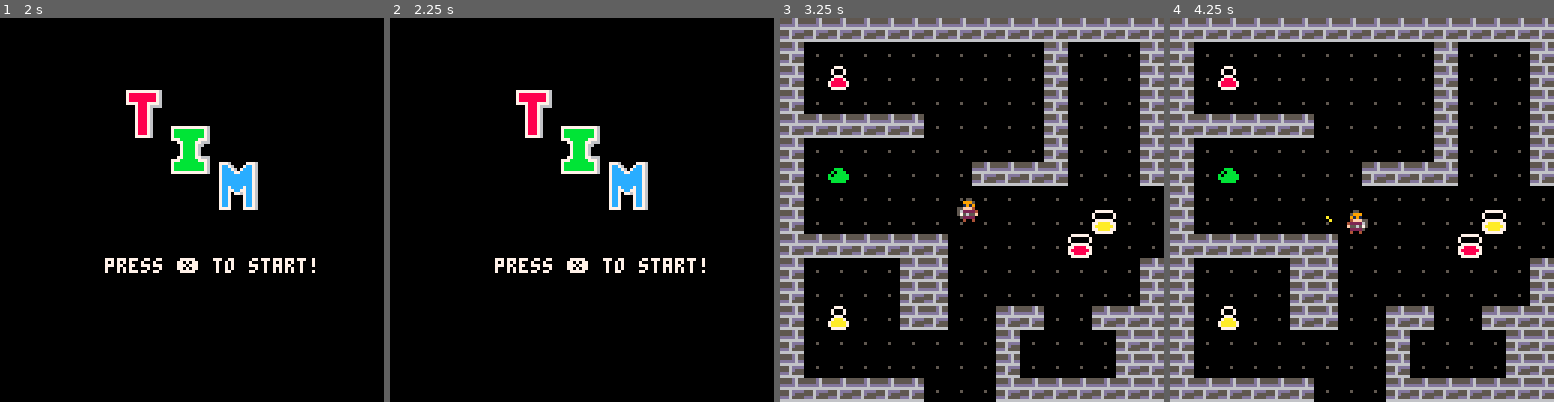
Above: before the commit, frames 1-4 (left to right).
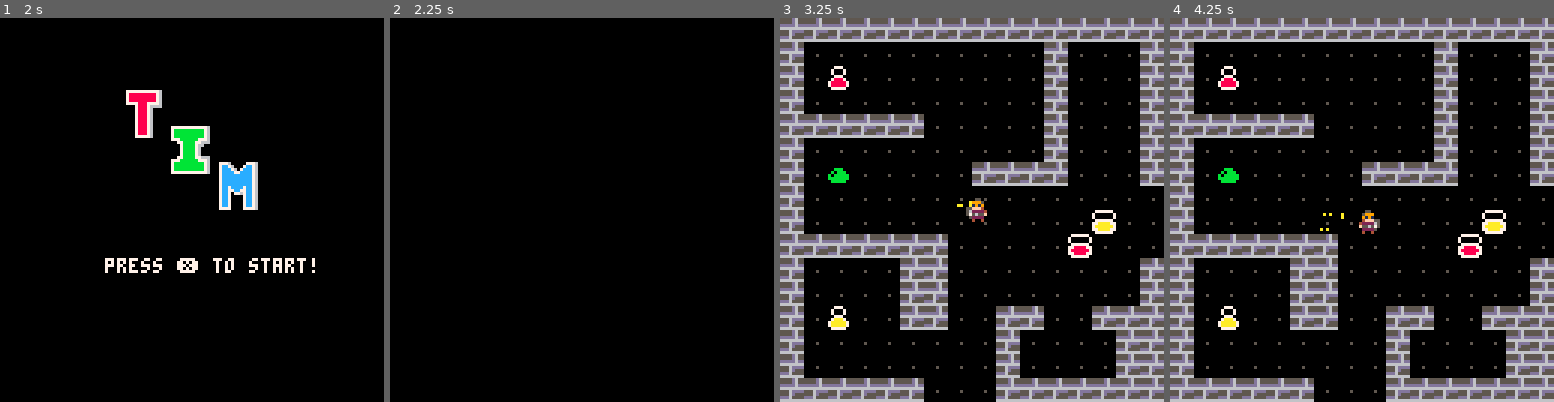
Above: after the commit, the same moments.

Repository: JestMiggles/CS477-TIM
Game: PICO-8 cartridge mytim.p8
Two runs of this game, one before a commit and one after it. Both use one fixed random seed, a clock stepped at 60 frames per second and the inputs below.
Inputs:
- Up to frame 1 (2 s): tap X (X key) at 0.33, 1.07, 1.85 s; hold Right from 1.6 s (still down)
- Up to frame 2 (2.25 s): release Right at 2.1 s; hold Up from 2.15 s (still down)
- Up to frame 3 (3.25 s): release Up at 2.42 s; hold Right 2.47-3.03 s; tap X (X key) at 2.97 s; hold Left from 3.08 s (still down)
- Up to frame 4 (4.25 s): release Left at 3.58 s; hold Down 3.63-3.97 s; hold Right from 4.02 s (still down); tap X (X key) at 4.08 s

Frame 1 is identical in both runs. In frame 2, 3.8% of the frame differs, in the area x 27-83%, y 18-67%; in frame 3, 0.3%; in frame 4, 0.4%.

Commit message:
Cooldown and Movement
-reworked movement and discarded the bump
-Add a cooldown mechanism to dashing
-Less chance of glitching through walls but diagonol movement will need to be implemented during certain collision instances

Diff:
--- a/mytim.p8
+++ b/mytim.p8
@@ -3,7 +3,6 @@
 __lua__
 -- main
 function _init()
-  cls()
   ts = 0
   state = "start"
   init_game()
@@ -49,6 +48,8 @@
   pl.s = 1
   pl.tle = 0
   pl.hp = 3
+  pl.delay = 0
+  pl.dash = 5
   t = 0
 
   part={}
@@ -61,11 +62,10 @@
   gridx = 0
   gridy = 0
 
+  speed = 1
+
   cx = 0
   cy = 0
-
-  dash_timer = 0
-  dash_cooldown = 10
 
   box = {}
   box.x = 32
@@ -81,9 +81,6 @@
 end
 
 function update_game()
-  if dash_timer > 0 then
-    dash_timer -= 1
-  end
   pl.s = 3
   t += 1
   pl.ox = pl.x
@@ -92,59 +89,20 @@
   gridy = flr(pl.y/8)
   pl.tle = mget(gridx,gridy)
 
-
-  --player movement
-  if btn(➡️) then
-    pl.x += 1
-    pl.s = 1
-    if btn(❎)  then
-      pl.x += 2
-      spawntrail(pl.x-2,pl.y+4)
-    end
-  elseif btn(⬅️) then
-    pl.x -= 1
-    pl.s = 2
-    if btn(❎)  then
-      pl.x -= 2
-      spawntrail(pl.x+2,pl.y+4)
-    end
-  end
-
-  if btn(⬆️) then
-    pl.y -= 1
-    pl.s = 4
-    if btn(❎) then
-      pl.y -= 2
-      spawntrail(pl.x+4,pl.y+2)
-    end
-  elseif btn(⬇️) then
-    pl.y += 1
-    pl.s = 3
-    if btn(❎) then
-      pl.y += 2
-      spawntrail(pl.x+4,pl.y-2)
-    end
-  end
-
-  --collision detection
-  if map_collide(pl.x,pl.y,
-                 pl.w,pl.h) then
-     bump()
-  end
+  move_player()
 
   --camera movement
   if pl.x < box.x then
     pl.x = box.x
-    if btn(❎)  then
-      cx -= 4
+    if btn(❎) then
+      cx -= pl.dash
 
     end
     cx -= 2
   elseif pl.x > box.x2 then
     pl.x = box.x2
     if btn(❎)  then
-      cx += 4
-
+      cx += pl.dash
     end
     cx += 2
   end
@@ -163,14 +121,14 @@
   if pl.y < box.y then
     pl.y = box.y
     if btn(❎)  then
-      cy -= 4
+      cy -= pl.dash
 
     end
     cy -= 1
   elseif pl.y > box.y2 then
     pl.y = box.y2
     if btn(❎)  then
-      cy += 4
+      cy += pl.dash
 
     end
     cy += 1
@@ -214,7 +172,7 @@
 
 function draw_start()
 
-  //cls()
+  cls()
   while (ts<60) do
     if (ts>30) then
     spr(69,71,48)
@@ -304,10 +262,10 @@
   x += cx
   y += cy
 
-  s1 = mget(x / 8, y / 8)
-  s2 = mget((x+w-1) /8, y / 8)
-  s3 = mget(x / 8,(y+w-1) /8)
-  s4 = mget((x+w-1) /8,(y+w-1) /8)
+  s1 = mget(x/8,y/8)
+  s2 = mget((x+w-1)/8,y/8)
+  s3 = mget(x/8,(y+w-1)/8)
+  s4 = mget((x+w-1)/8,(y+w-1)/8)
 
   if fget(s1,3) then
     return true
@@ -332,14 +290,26 @@
   end
 end
 
-function cooldown()
-
-  if dash_cooldown > 0 then
-    return true
-  end
-
-  return false
-end
+
+function tile_hit(
+               x1,y1,w1,h1,
+               x2,y2,w2,h2)
+
+  local hit = false
+
+  local xs=w1*0.5+w2*0.5
+  local ys=h1*0.5+h2*0.5
+  local xd = abs((x1+(w1/2))-(x2+(w2/2)))
+  local yd = abs((y1+(h1/2))-(y2+(h2/2)))
+
+  if xd<xs and yd<ys then
+    hit = true
+  end
+
+  return hit
+end
+
+
 -->8
 --pickups
 function init_pickups()
@@ -398,7 +368,7 @@
   local s = {
     x = mobx,
     y = moby,
-    ani = {49,50,51,52}
+    ani = {33,34,35,36}
   }
   if typ == 0 then
     add(mob,m)
@@ -423,6 +393,92 @@
 
 end
 
+-->8
+--player movement
+function move_player()
+
+  if btn(➡️) then
+    pl.s = 1
+    for newx = pl.x,pl.x+speed do
+     if not map_collide(newx,pl.y,pl.w,pl.h) then
+       pl.x = newx
+     end
+    end
+
+    if (btn(❎) and pl.delay == 0)
+    then
+      pl.delay = 30
+      for dashx = pl.x,pl.x+pl.dash do
+        if not map_collide(dashx,pl.y,pl.w,pl.h) then
+          pl.x = dashx
+          spawntrail(pl.x-2,pl.y+4)
+        end
+      end
+    end
+
+  elseif btn(⬅️) then
+    pl.s = 2
+    for newx = pl.x,pl.x-speed,-1 do
+      if not map_collide(newx,pl.y,pl.w,pl.h) then
+        pl.x = newx
+      end
+    end
+
+    if (btn(❎) and pl.delay == 0)
+    then
+      pl.delay = 30
+      for dashx = pl.x,pl.x-pl.dash,-1 do
+       if not map_collide(dashx,pl.y,pl.w,pl.h) then
+         pl.x = dashx
+         spawntrail(pl.x+2,pl.y+4)
+       end
+      end
+    end
+  end
+
+
+  if btn(⬆️) then
+    pl.s = 4
+    for newy = pl.y,pl.y-speed,-1 do
+      if not map_collide(pl.x,newy,pl.w,pl.h) then
+         pl.y = newy
+      end
+    end
+
+    if (btn(❎) and pl.delay == 0)
+    then
+      pl.delay = 30
+      for dashy = pl.y,pl.y-pl.dash,-1 do
+       if not map_collide(pl.x,dashy,pl.w,pl.h) then
+         pl.y = dashy
+         spawntrail(pl.x+4,pl.y+2)
+       end
+      end
+    end
+
+  elseif btn(⬇️) then
+    pl.s = 3
+    for newy = pl.y,pl.y+speed do
+     if not map_collide(pl.x,newy,pl.w,pl.h) then
+         pl.y = newy
+     end
+    end
+
+    if (btn(❎) and pl.delay == 0)
+    then
+      pl.delay = 30
+      for dashy = pl.y,pl.y+pl.dash do
+        if not map_collide(pl.x,dashy,pl.w,pl.h) then
+          pl.y = dashy
+          spawntrail(pl.x+4,pl.y-2)
+        end
+      end
+    end
+  end
+
+  pl.delay = max(0,pl.delay-1)
+
+end
 __gfx__
 000000000055000000005500000550000005500000000000000000005555d6550000000000000000000000000000000000000000000000000000000000000000
 000000000599900000099950009995000055550000000000000000005555d6550000000000000000000000000000000000000000000000000000000000000000
@@ -440,7 +496,7 @@
 00000000bbbbbbb00bbbbb00bbbbbbb0bbbbbbbb0000000000000000788888707888888767888860678888600000000000000000000000000000000000000000
 000000000bbbbb0000bbb0000bbbbb000bbbbbb00000000000000000788888707788887768888860688888600000000000000000000000000000000000000000
 00000000000000000000000000000000000000000000000000000000077777000777777006666600066666000000000000000000000000000000000000000000
-00000000007700000077000000770000007700000000000000000000007770000777777000000000000000000000000000000000000000000000000000000000
+00000000007700000077000000770000007700000000000000000000007770000777777000040000000400000000000000000000000000000000000000000000
 00000000070707000707070007070700070707000000000000000000070007007000000706666600066666000000000000000000000000000000000000000000
 00000000077777000777770007777700077777000000000000000000070007007000000700606000006060000000000000000000000000000000000000000000
 0000000077000700070007007700070077000700000000000000000000777000077777700600060006aaa6000000000000000000000000000000000000000000
